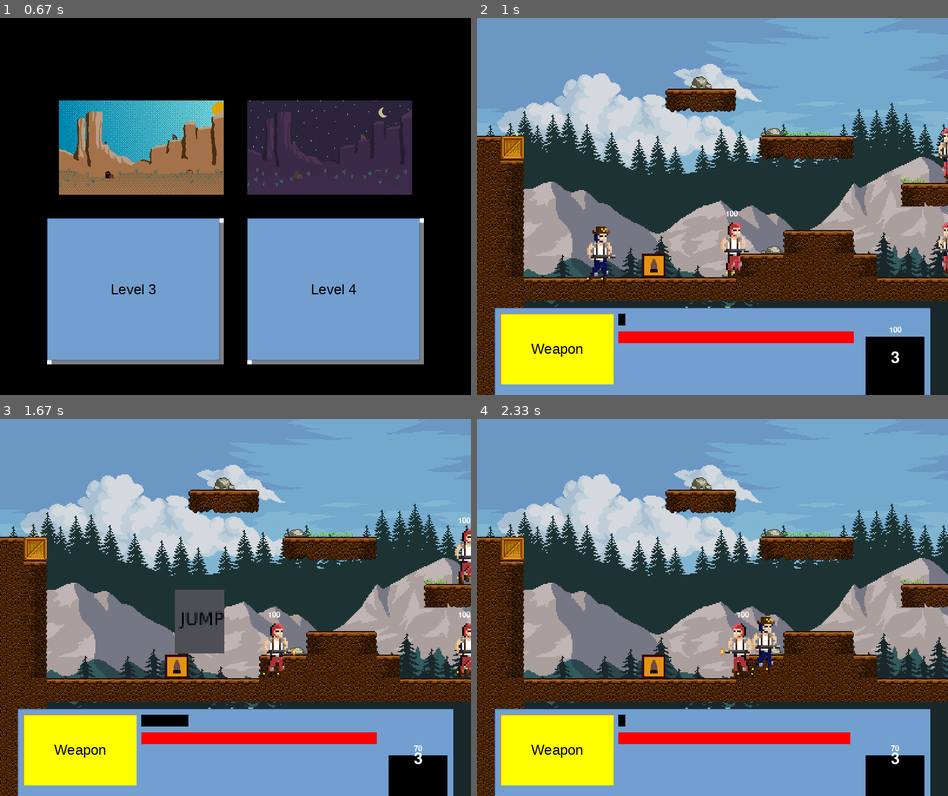
Above: before the commit, frames 1-4 (two rows, left to right).
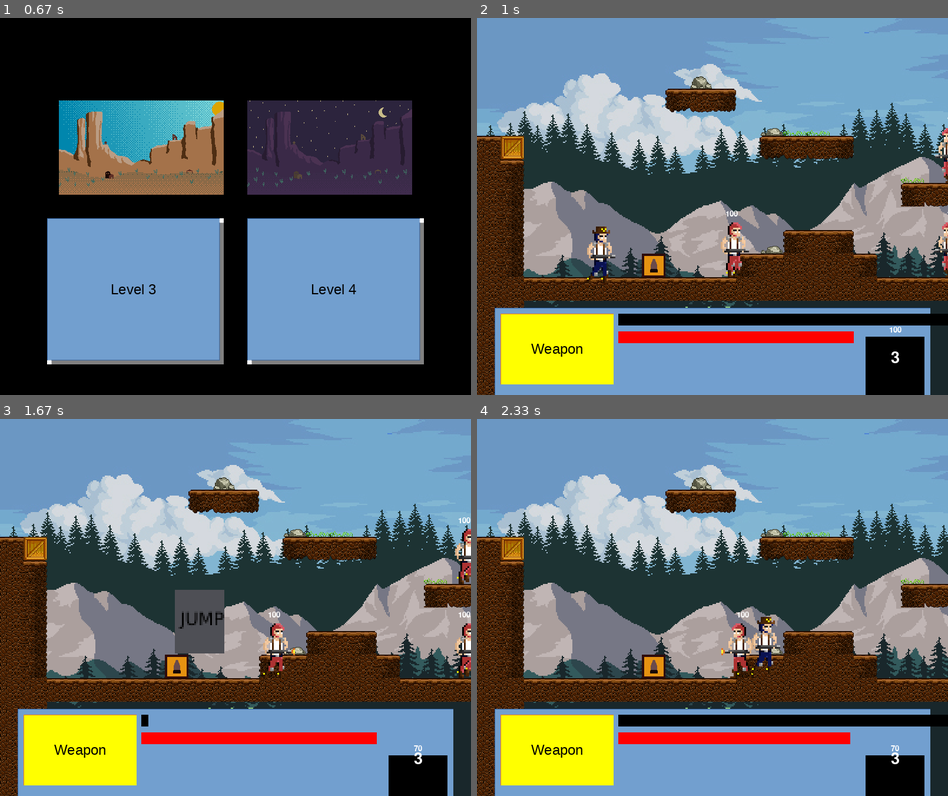
Above: after the commit, the same moments.

Repository: DevsInTheShed/pyGameJam2021
Game: pygame game, started from main.py
Two runs of this game, one before a commit and one after it. Both use one fixed random seed, a clock stepped at 60 frames per second and the inputs below.
Inputs (mouse positions are in pixels of both pictures, inside the frame that each line leads up to):
- Up to frame 1 (0.67 s): click (235, 217) at 0.38 s
- Up to frame 2 (1 s): click (811, 289) at 0.72 s
- Up to frame 3 (1.67 s): hold Right 1-1.47 s; move the mouse to (386, 596) at 1.03 s; hold Up from 1.5 s (still down); tap Shift at 1.57 s
- Up to frame 4 (2.33 s): release Up at 1.8 s; hold Right 1.83-2.3 s; tap Shift at 1.9, 2.2 s; tap V at 1.98 s

Frame 1 is identical in both runs. In frame 2, 2.1% of the frame differs, in the area x 31-100%, y 78-82%; in frame 3, 0.3%; in frame 4, 2.1%.

Commit message:
update: add flame ammo

Diff:
--- a/game/bullet.py
+++ b/game/bullet.py
@@ -2,11 +2,11 @@
 from game.globals import BulletImg, SCREEN
 
 class Bullet(pygame.sprite.Sprite):
-	def __init__(self, owner, x, y, direction, damage):
+	def __init__(self, ammoImg, owner, x, y, direction, damage):
 		pygame.sprite.Sprite.__init__(self)
 		self.speed = 10
 		self.damage = damage
-		self.image = BulletImg
+		self.image = ammoImg
 		self.rect = self.image.get_rect()
 		self.rect.center = (x, y)
 		self.direction = direction
@@ -19,6 +19,9 @@
 		if self.rect.right < SCREEN.left or self.rect.left > SCREEN.right:
 			self.kill()
 
+		if self.rect.x >= self.owner.rect.x + 200:
+			self.kill()
+
 		for enemy in self.owner.enemies:
 			if pygame.sprite.spritecollide(enemy, self.owner.bullet_group, False):
 				if enemy.alive:
--- a/game/character.py
+++ b/game/character.py
@@ -95,7 +95,8 @@
 
     def shoot(self):
         damage = self.weapons[self.currentWeapon].damage
-        bullet = Bullet(self, self.rect.centerx + (0.75 * self.rect.width * self.direction), self.rect.centery, self.direction, damage)
+        ammoImg = self.weapons[self.currentWeapon].ammoImg
+        bullet = Bullet(ammoImg, self, self.rect.centerx + (0.75 * self.rect.width * self.direction), self.rect.centery, self.direction, damage)
         self.bullet_group.add(bullet)
 
     def checkLife(self):
--- a/game/enemy.py
+++ b/game/enemy.py
@@ -1,7 +1,7 @@
 from game.weapons import Weapon
 import pygame
 from game.character import Character
-from game.globals import EnemySprites, SmallFont, TileSize, WHITE, ViewScreen
+from game.globals import BulletImg, EnemySprites, SmallFont, TileSize, WHITE, ViewScreen
 import random
 
 
@@ -15,7 +15,7 @@
         self.idlingCounter = 0
         self.vision = pygame.Rect(0,0, 150, 20)
 
-        laser = Weapon(ammo=-1, cooldown=80, damage=30)
+        laser = Weapon(ammo=-1, cooldown=80, damage=30, ammoImg=BulletImg)
         laser.active = True
 
         self.weapons = {
--- a/game/globals.py
+++ b/game/globals.py
@@ -36,6 +36,7 @@
 Level3Img = pygame.image.load(os.path.join('assets', 'sprites', 'button', 'level3.png'))
 Level4Img = pygame.image.load(os.path.join('assets', 'sprites', 'button', 'level4.png'))
 BulletImg = pygame.image.load(os.path.join('assets', 'sprites', 'icons', 'bullet.png')).convert_alpha()
+FlameImg = pygame.image.load(os.path.join('assets', 'sprites', 'icons', 'flame.png')).convert_alpha()
 
 HudChrome = pygame.image.load(os.path.join('assets', 'sprites', 'ui', 'hudChrome.png'))
 ShotgunImg = pygame.image.load(os.path.join('assets', 'sprites', 'icons', 'shotgun.png'))
--- a/game/player.py
+++ b/game/player.py
@@ -1,7 +1,7 @@
 from pygame.sprite import RenderUpdates
 from game.weapons import Weapon
 import pygame
-from game.globals import PlayerSprites, SCREEN, ScrollThreashold,ShotgunImg, TileSize
+from game.globals import BulletImg, FlameImg, PlayerSprites, SCREEN, ScrollThreashold,ShotgunImg, TileSize
 from game.character import Character
 
 class Player(Character):
@@ -10,12 +10,13 @@
         self.lives = 3
         self.fuel = 100
 
+        flamethrower = Weapon(ammo=500, cooldown=1, damage=5, img=ShotgunImg, ammoImg=FlameImg)
+        flamethrower.active = True
 
-        flamethrower = Weapon(ammo=100, cooldown=1, damage=5, img=ShotgunImg)
-        flamethrower.active = True
-        shotgun = Weapon(ammo=20, cooldown=10, damage=25, img=ShotgunImg)
+        shotgun = Weapon(ammo=20, cooldown=10, damage=25, img=ShotgunImg, ammoImg=BulletImg)
         shotgun.active = True
-        rocket = Weapon(ammo=3, cooldown=30, damage=25, img=ShotgunImg)
+
+        rocket = Weapon(ammo=3, cooldown=30, damage=25, img=ShotgunImg, ammoImg=BulletImg)
         rocket.active = True
 
         self.weapons = {
@@ -23,7 +24,7 @@
             "flamethrower": flamethrower,
             "rocket": rocket
         }
-        self.currentWeapon = "rocket"
+        self.currentWeapon = "flamethrower"
 
 
     def weapon_cycle(self, i):
--- a/game/weapons.py
+++ b/game/weapons.py
@@ -1,11 +1,12 @@
 class Weapon:
-    def __init__(self, ammo, cooldown, damage, img=None):
+    def __init__(self, ammo, cooldown, damage, img=None, ammoImg=None):
         self.active = False
         self.cooldown = cooldown
         self.timer = 0
         self.bullet_count = ammo
         self.damage = damage
         self.image = img
+        self.ammoImg = ammoImg
 
     def decr(self):
         if not self.bullet_count == -1:
Binary file added: assets/sprites/icons/flame.png
